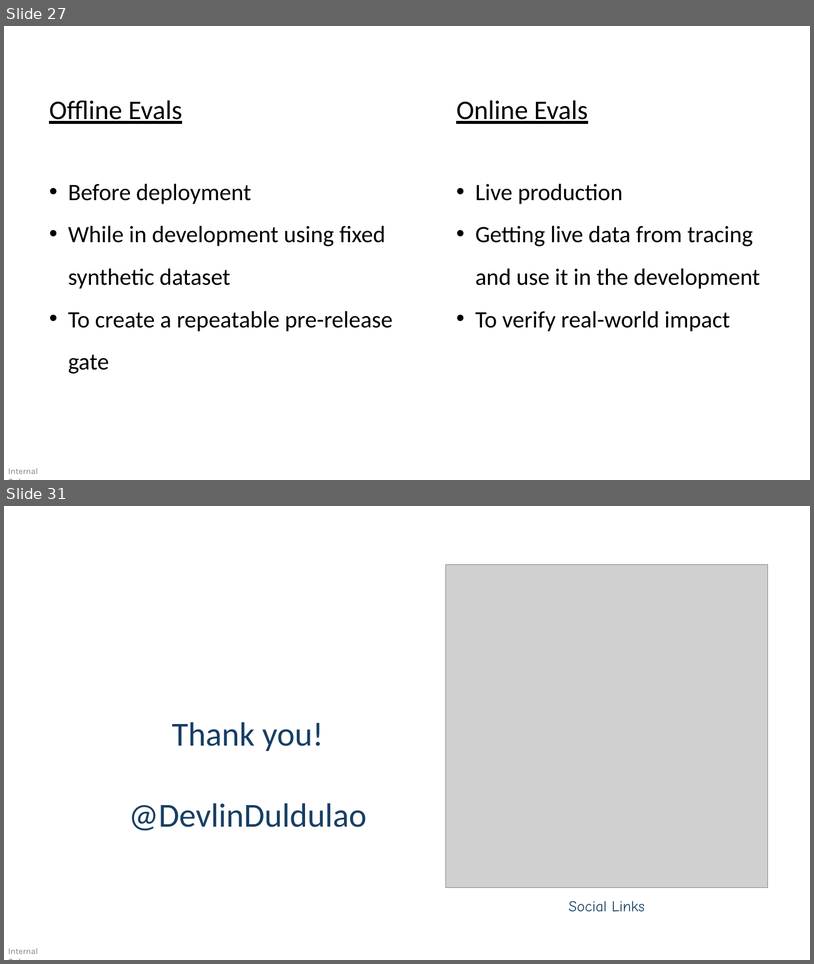
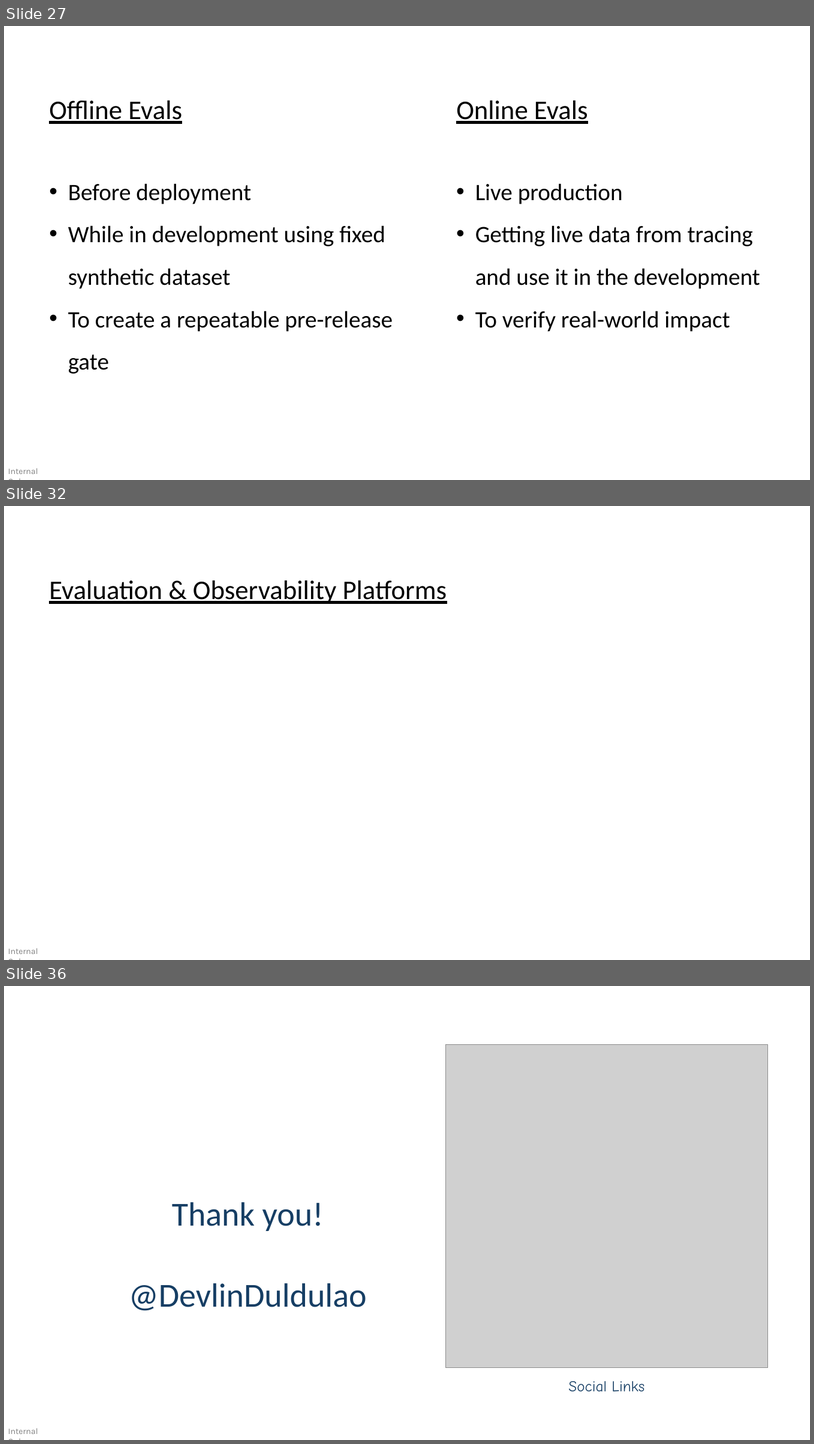
Before and after one commit to devlinduldulao/agents-and-skill-demo, a slide deck: overview-harness-and-evals.pptx. Shown one above the other, each under a label of ours: slides 27 and 31 before the commit, slides 27, 32 and 36 after it; the slides between them are not shown. The pictures are 814x964 and 814x1444 pixels, drawn with LibreOffice and Linux fonts; fonts in the diff are those of the drawing; grey boxes stand for pictures. Boxes give left, top, right and bottom in pixels: in the first picture for what was removed or moved away, otherwise in the second. Text is boxed around its words. In the diff, an @@ line names an element or a change of style, - is before the commit and + after.

```diff
--- a/overview-harness-and-evals.pptx
+++ b/overview-harness-and-evals.pptx
@@ slide 32 added at bbox=[4, 506, 810, 960], background #FFFFFF; not listed: 1 template element that a slide beside it also shows @@
@@ text added at bbox=[49, 580, 447, 604], 32 pt, text #000000, underline @@
+Evaluation & Observability Platforms
@@ what was slide 31 is now slide 36 @@
```
Also in this commit, not shown: 7 other slides added, 3 slides removed, 1 other file.
